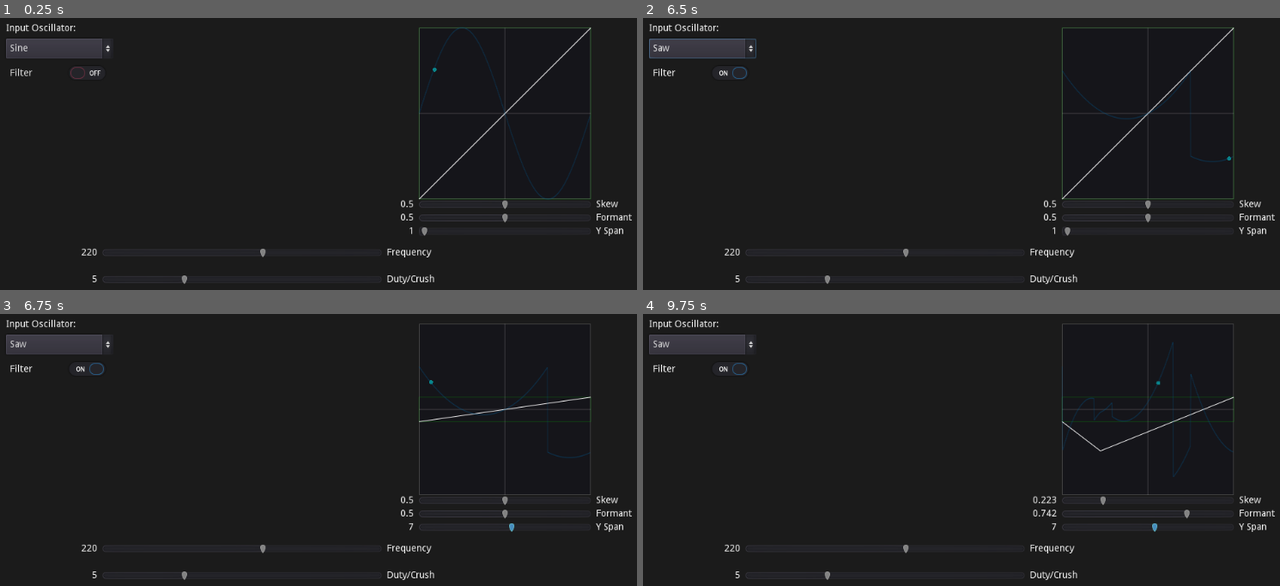
Above: before the commit, frames 1-4 (two rows, left to right).
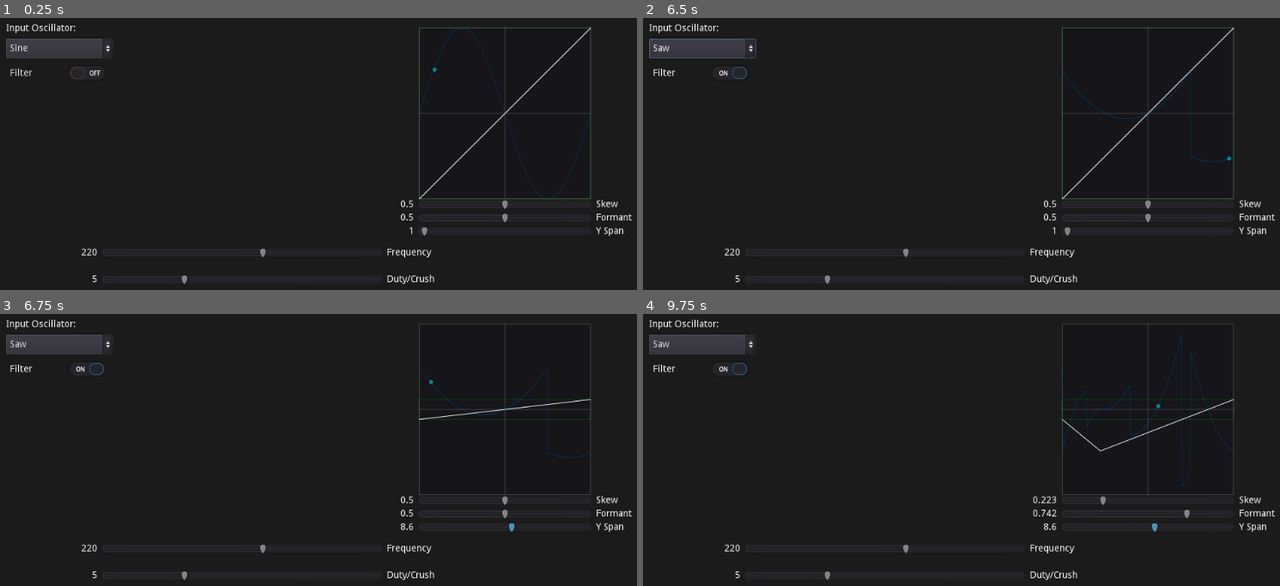
Above: after the commit, the same moments.

Repository: nobuyukinyuu/oscillator-experiments
Game: Godot game, scene res://VPD.tscn
Two runs of this game, one before a commit and one after it. Both use one fixed random seed, a clock stepped at 60 frames per second and the inputs below.
Inputs (mouse positions are in pixels of both pictures, inside the frame that each line leads up to):
- Up to frame 1 (0.25 s): no input
- Up to frame 2 (6.5 s): click "Sine" at 0.5 s; click "Filter" at 1.25 s; click "Saw" at 2 s; click "Saw" at 2.75 s; click "Filter" at 3.5 s; click "Saw" at 4.25 s; click "Filter" at 5 s; tap Enter at 5.75 s; move the mouse to (1146, 113) at 5.77 s; click (1146, 113) at 5.92 s
- Up to frame 3 (6.75 s): move the mouse to (509, 531) at 6.52 s; click (509, 531) at 6.67 s
- Up to frame 4 (9.75 s): tap Space at 7.25, 8.75 s; move the mouse to (744, 411) at 7.27 s; click (744, 411) at 7.42 s; tap Enter at 8, 9.5 s; move the mouse to (986, 471) at 8.02 s; click (986, 471) at 8.17 s; move the mouse to (846, 371) at 8.77 s; click (846, 371) at 8.92 s; move the mouse to (1101, 450) at 9.52 s; click (1101, 450) at 9.67 s

Frames 1-2 are identical in both runs. In frame 3, 0.4% of the frame differs, in the area x 62-93%, y 30-80%; in frame 4, 0.8%, in the area x 62-93%, y 7-80%.

Commit message:
change the icon

Diff:
--- a/VPD.tscn
+++ b/VPD.tscn
@@ -121,7 +121,7 @@
 
 [node name="AudioStreamPlayer" type="AudioStreamPlayer" parent="."]
 stream = SubResource( 1 )
-volume_db = -32.0
+volume_db = -24.0
 script = ExtResource( 3 )
 
 [node name="OptionButton" type="OptionButton" parent="."]
@@ -190,7 +190,7 @@
 margin_right = 256.0
 margin_bottom = 56.0
 min_value = 1.0
-max_value = 12.0
+max_value = 15.0
 step = 0.1
 value = 1.0
 text = "Y Span"
Binary file changed: icon.png
